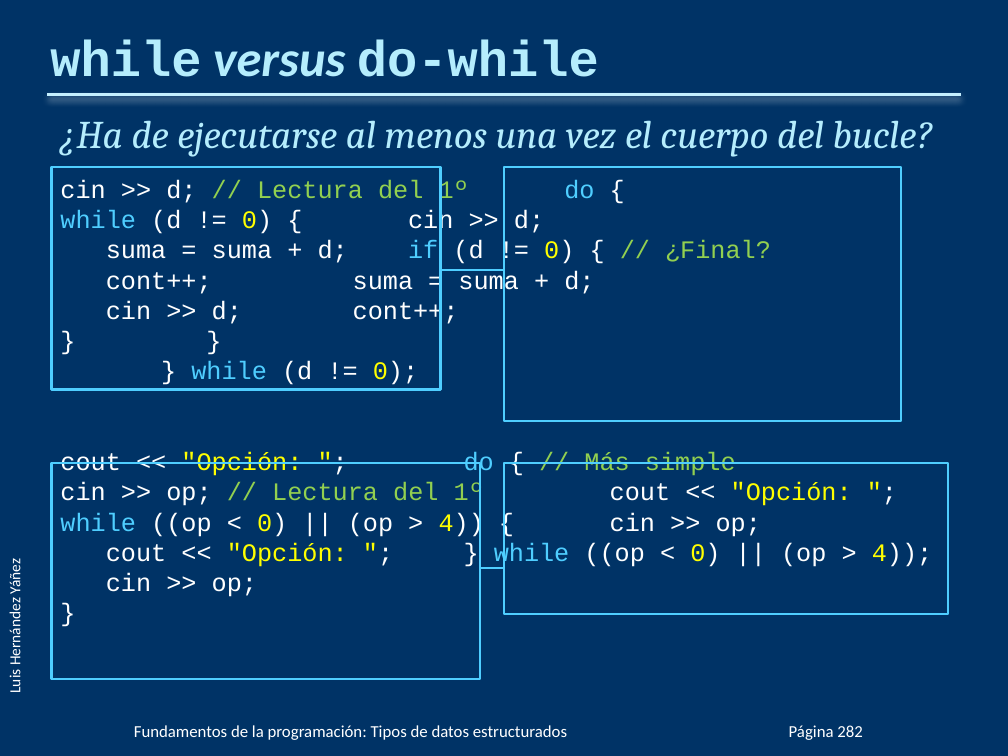
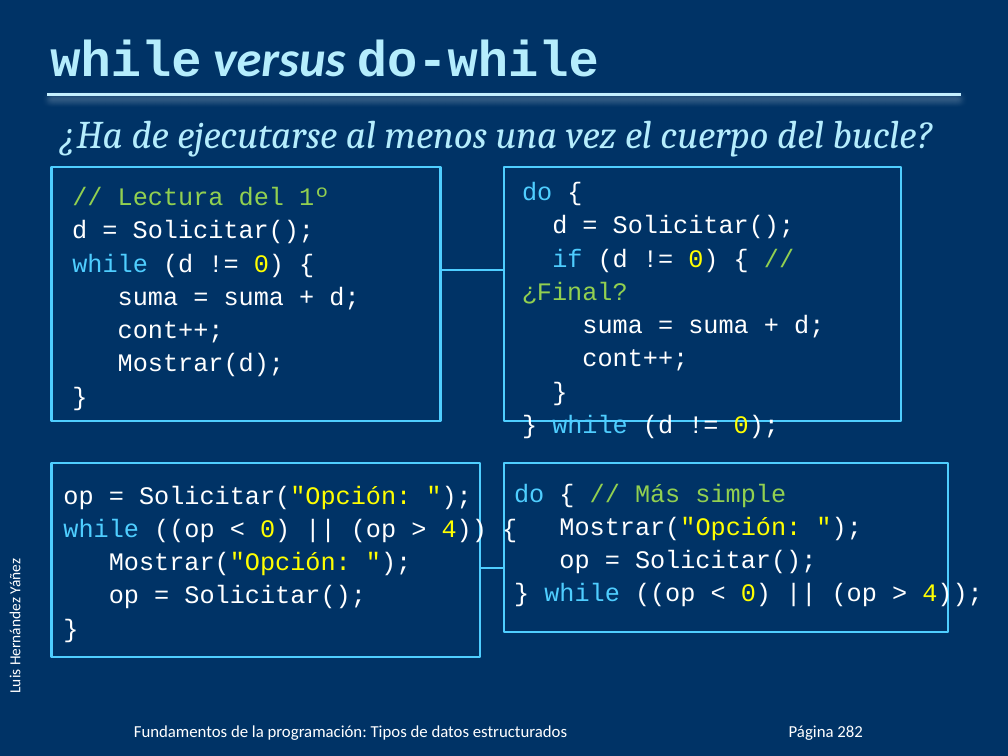
Before and after one commit to cmdgeneration/01-Fundamentos, a slide deck: slide 58 of PPTs/FP03.pptx. Drawn at 1008x756 pixels with LibreOffice and Linux fonts; fonts in the diff are those of the drawing; background and template pictures are left out. Boxes give left, top, right and bottom in pixels: in the first picture for what was removed or moved away, otherwise in the second. Text is boxed around its words. In the diff, an @@ line names an element or a change of style, - is before the commit and + after.

```diff
--- a/PPTs/FP03.pptx
+++ b/PPTs/FP03.pptx
@@ rectangle: place and size @@
-rectangle at bbox=[51, 167, 440, 389]
+rectangle at bbox=[51, 167, 440, 421]
@@ text at bbox=[60, 179, 932, 597]: paragraphs removed @@
-  cin >> d; // Lectura del 1º do {
-  while (d != 0) { cin >> d;
-  suma = suma + d; if (d != 0) { // ¿Final?
-  cont++; suma = suma + d;
-  cin >> d; cont++;
-  } }
-  } while (d != 0);
-  cout << "Opción: "; do { // Más simple
-  cin >> op; // Lectura del 1º cout << "Opción: ";
-  while ((op < 0) || (op > 4)) { cin >> op;
-  cout << "Opción: "; } while ((op < 0) || (op > 4));
-  cin >> op;
-  }
@@ text added at bbox=[72, 187, 359, 377], 18 pt, text #FFFFFF @@
+  // Lectura del 1º
+  d = Solicitar();
+  while (d != 0) {
+  suma = suma + d;
+  cont++;
+  Mostrar(d);
+  }
@@ text added at bbox=[522, 182, 824, 439], 18 pt, text #FFFFFF @@
+  do {
+  d = Solicitar();
+  if (d != 0) { // ¿Final?
+  suma = suma + d;
+  cont++;
+  }
+  } while (d != 0);
@@ rectangle: place and size @@
-rectangle at bbox=[51, 464, 480, 679]
+rectangle at bbox=[51, 464, 480, 658]
@@ rectangle: place and size @@
-rectangle at bbox=[504, 464, 949, 615]
+rectangle at bbox=[504, 464, 949, 632]
@@ text added at bbox=[63, 485, 487, 609], 18 pt, text #FFFFFF @@
+  op = Solicitar("Opción: ");
+  while ((op < 0) || (op > 4)) {
+  Mostrar("Opción: ");
+  op = Solicitar();
+  }
@@ text added at bbox=[514, 484, 982, 610], 18 pt, text #FFFFFF @@
+  do { // Más simple
+  Mostrar("Opción: ");
+  op = Solicitar();
+  } while ((op < 0) || (op > 4));
```
Also in this commit, not shown: 41 other slides changed, 4 other files.
